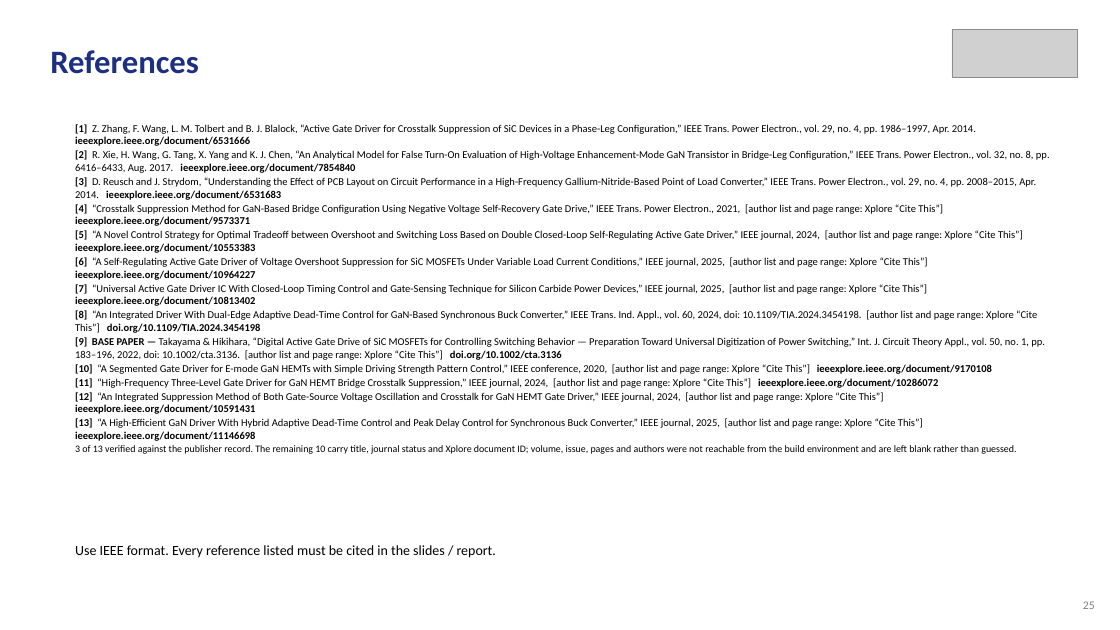
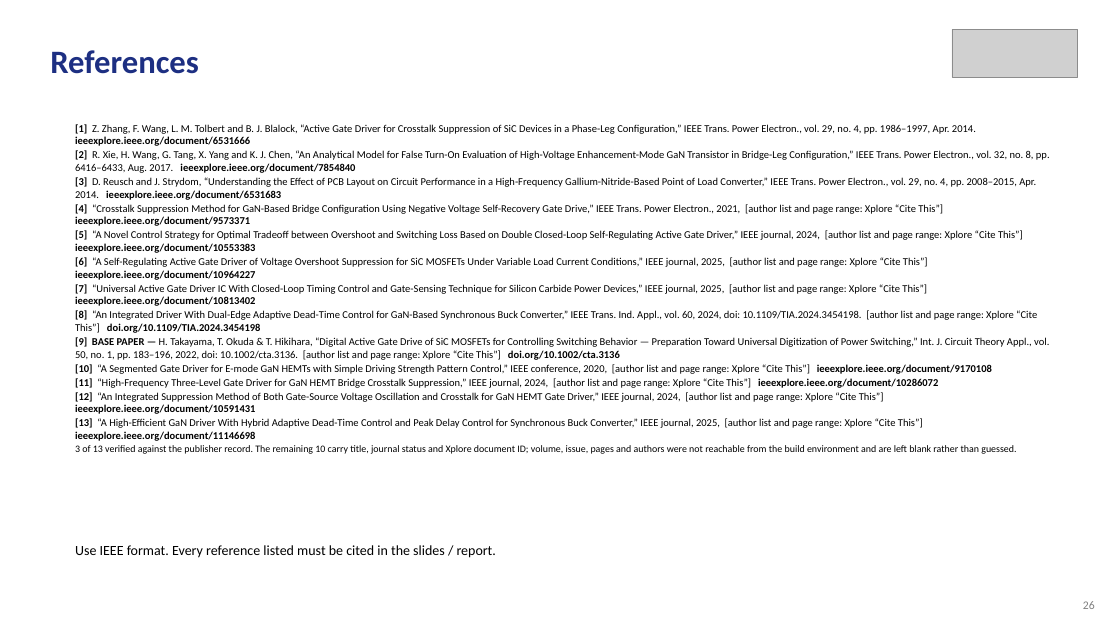
Before and after one commit to Amritha902/gan-driver, a slide deck: slide 26 of review/Review1_GaN_Segmented_Gate_Driver.pptx (slide 25 before the commit). Drawn at 1120x630 pixels with LibreOffice and Linux fonts; fonts in the diff are those of the drawing; grey boxes stand for pictures. Boxes give left, top, right and bottom in pixels: in the first picture for what was removed or moved away, otherwise in the second. Text is boxed around its words. In the diff, an @@ line names an element or a change of style, - is before the commit and + after.

```diff
--- a/review/Review1_GaN_Segmented_Gate_Driver.pptx
+++ b/review/Review1_GaN_Segmented_Gate_Driver.pptx
@@ text at (75, 337, 1049, 360): text changed @@
-[9] BASE PAPER — Takayama & Hikihara, “Digital Active Gate Drive of SiC MOSFETs for Controlling Switching Behavior — Preparation Toward Universal Digitization of Power Switching,” Int. J. Circuit Theory Appl., vol. 50, no. 1, pp. 183–196, 2022, doi: 10.1002/cta.3136. [author list and page range: Xplore “Cite This”] doi.org/10.1002/cta.3136
+[9] BASE PAPER — H. Takayama, T. Okuda & T. Hikihara, “Digital Active Gate Drive of SiC MOSFETs for Controlling Switching Behavior — Preparation Toward Universal Digitization of Power Switching,” Int. J. Circuit Theory Appl., vol. 50, no. 1, pp. 183–196, 2022, doi: 10.1002/cta.3136. [author list and page range: Xplore “Cite This”] doi.org/10.1002/cta.3136
```
Also in this commit, not shown: 14 other slides changed, 1 slide added, 6 other files.
